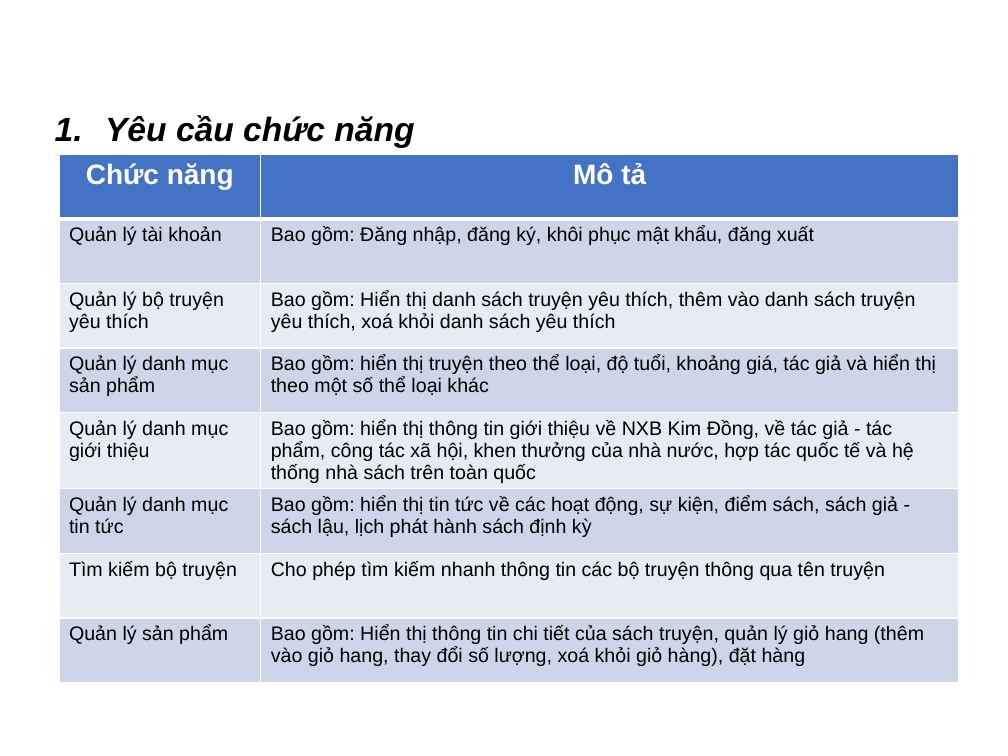
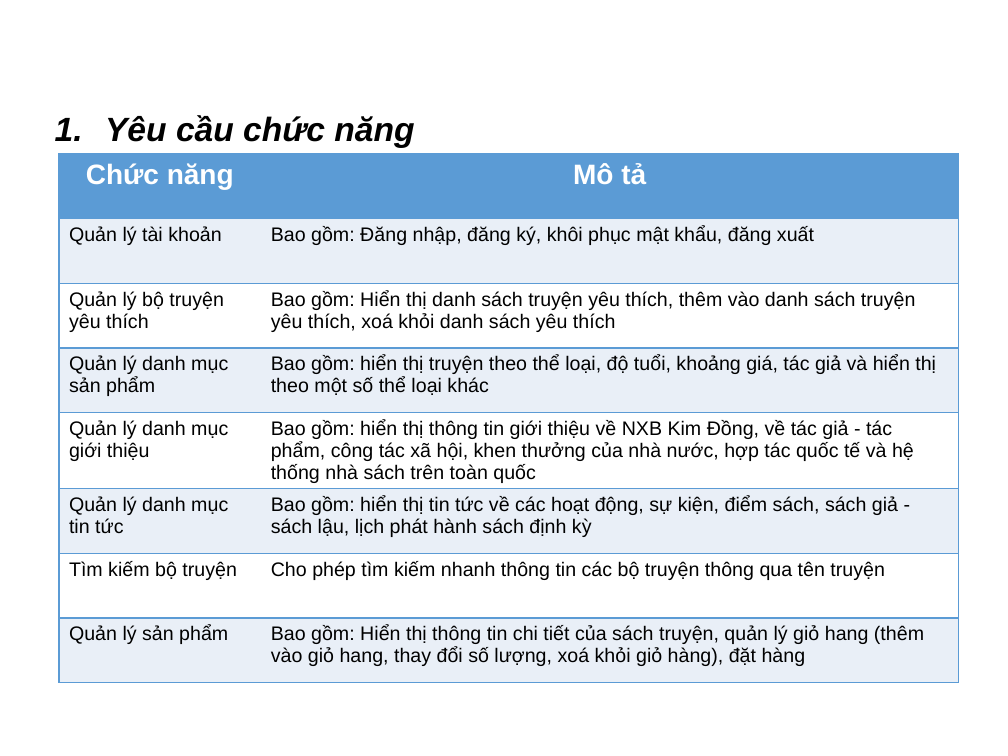
Before and after one commit to LeThiAnh06042004/DA2_KiemThuWebsiteNXBKimDong, a slide deck: slide 6 of docs/Template Slide SQA.pptx. Drawn at 1008x756 pixels with LibreOffice and Linux fonts; fonts in the diff are those of the drawing; background and template pictures are left out. Boxes give left, top, right and bottom in pixels: in the first picture for what was removed or moved away, otherwise in the second. Text is boxed around its words. In the diff, an @@ line names an element or a change of style, - is before the commit and + after.

```diff
--- a/docs/Template Slide SQA.pptx
+++ b/docs/Template Slide SQA.pptx
@@ table at (x1=59, y1=154, x2=959, y2=687) @@
@@ fill #4472C4 to #5B9BD5 in row 1 @@
@@ fill #CFD5EA to #EAEFF7 in 8 cells @@
@@ fill #E9EBF5 to #FFFFFF in 6 cells @@
@@ borders changed @@
```
Also in this commit, not shown: 4 other slides changed, 8 other files.
